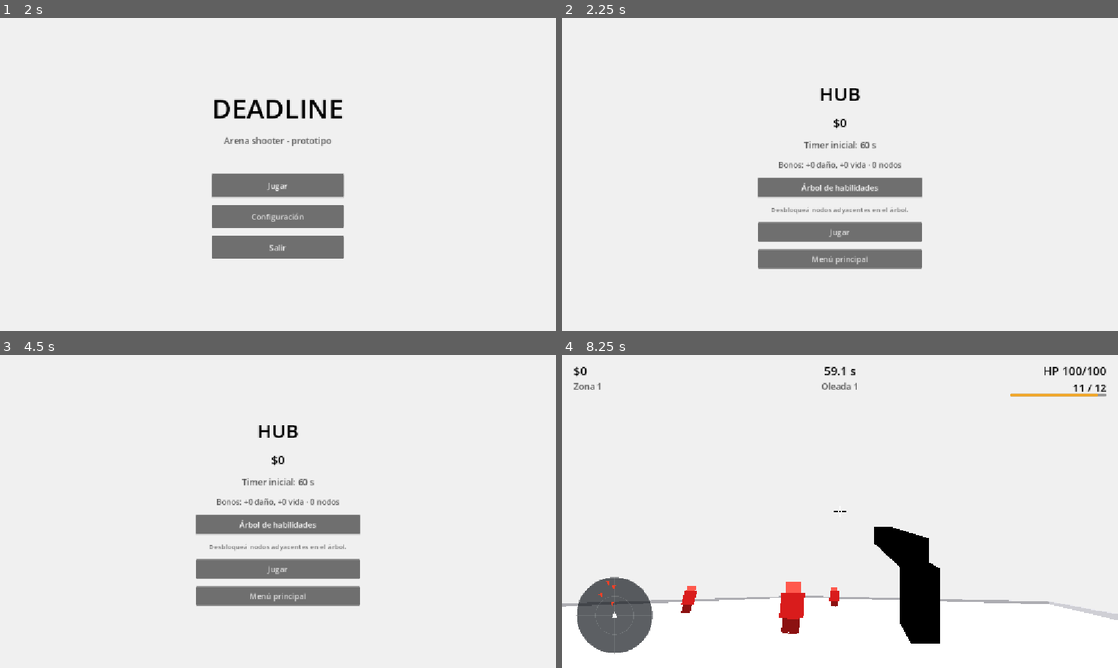
Above: before the commit, frames 1-4 (two rows, left to right).
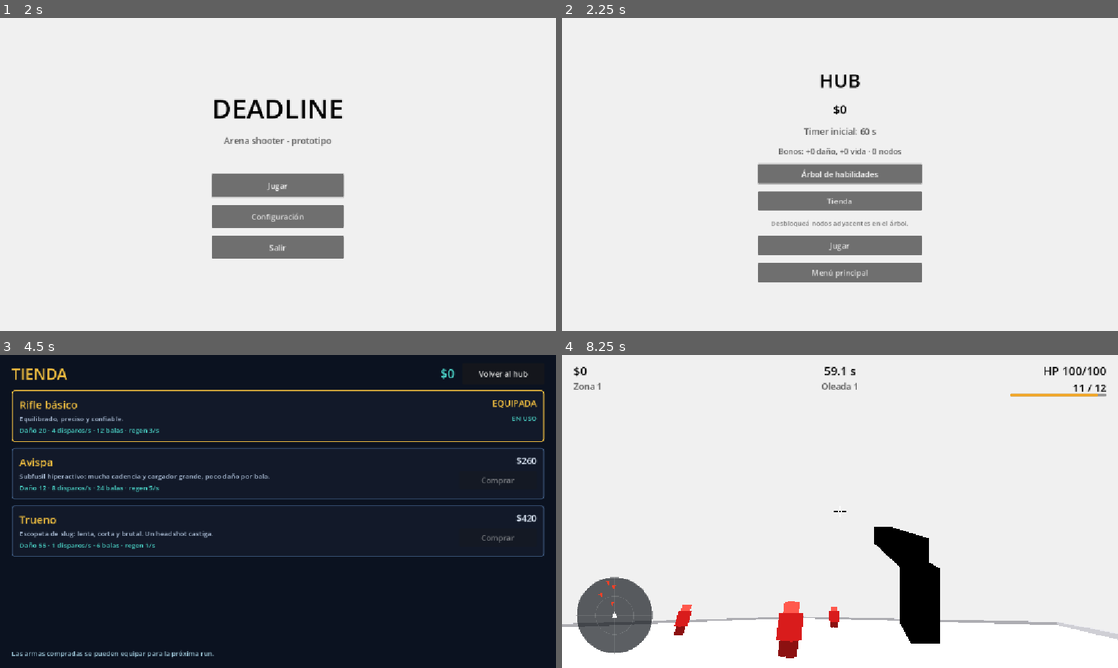
Above: after the commit, the same moments.

Repository: Veilen1/Deadline
Game: Godot game, scene res://scenes/ui/main_menu.tscn
Same seed, same stepped clock (60 frames per second), same inputs: the game is played once before the commit and once after it.
Inputs (mouse positions are in pixels of both pictures, inside the frame that each line leads up to):
- Up to frame 1 (2 s): click "Configuración" at 0.5 s; click "Volver" at 1.25 s
- Up to frame 2 (2.25 s): click "Jugar" at 2 s
- Up to frame 3 (4.5 s): click "Árbol de habilidades" at 2.75 s; click "Volver al hub" at 3.5 s; click (278, 536) at 4.25 s, where only the run after the commit has a clickable "Tienda"
- Up to frame 4 (8.25 s): click (1067, 373) at 5 s, where only the run after the commit has a clickable "Volver al hub"; click "Menú principal" at 5.75 s; click "Jugar" at 6.5 s; click "Jugar" at 7.25 s; move the mouse to (867, 511) at 8.02 s; press the mouse at (867, 511) at 8.03 s; hold W (move_forward) from 8.03 s (still down)

Frame 1 is identical in both runs. In frame 2, 8.7% of the frame differs, in the area x 35-65%, y 18-85%; in frame 3, 100%, in the area x 0-100%, y 0-100%; in frame 4, 2.8%.

Commit message:
feat(shop): agregar tienda de armas y equipamiento

Diff:
--- a/resources/weapons/basic_rifle.tres
+++ b/resources/weapons/basic_rifle.tres
@@ -5,6 +5,8 @@
 [resource]
 script = ExtResource("1_weapon")
 weapon_name = "Rifle básico"
+description = "Equilibrado, preciso y confiable."
+price = 0
 damage = 20.0
 money_per_hit = 10
 range = 100.0
--- /dev/null
+++ b/resources/weapons/shotgun.tres
@@ -0,0 +1,16 @@
+[gd_resource type="Resource" script_class="WeaponData" load_steps=2 format=3]
+
+[ext_resource type="Script" path="res://resources/weapons/weapon_data.gd" id="1_weapon"]
+
+[resource]
+script = ExtResource("1_weapon")
+weapon_name = "Trueno"
+description = "Escopeta de slug: lenta, corta y brutal. Un headshot castiga."
+price = 420
+damage = 55.0
+money_per_hit = 25
+range = 40.0
+shots_per_second = 1.1
+magazine_size = 6
+ammo_regen_per_second = 1.2
+regen_delay = 0.4
--- /dev/null
+++ b/resources/weapons/smg.tres
@@ -0,0 +1,16 @@
+[gd_resource type="Resource" script_class="WeaponData" load_steps=2 format=3]
+
+[ext_resource type="Script" path="res://resources/weapons/weapon_data.gd" id="1_weapon"]
+
+[resource]
+script = ExtResource("1_weapon")
+weapon_name = "Avispa"
+description = "Subfusil hiperactivo: mucha cadencia y cargador grande, poco daño por bala."
+price = 260
+damage = 12.0
+money_per_hit = 6
+range = 80.0
+shots_per_second = 8.0
+magazine_size = 24
+ammo_regen_per_second = 5.0
+regen_delay = 0.15
--- a/resources/weapons/weapon_data.gd
+++ b/resources/weapons/weapon_data.gd
@@ -5,6 +5,8 @@
 ## agregar bonus encima.
 
 @export var weapon_name: String = "Rifle básico"
+@export var description: String = "Arma equilibrada de fábrica."
+@export var price: int = 0
 @export var damage: float = 20.0
 @export var money_per_hit: int = 10
 @export var range: float = 100.0
--- /dev/null
+++ b/resources/weapons/weapon_registry.gd
@@ -0,0 +1,25 @@
+class_name WeaponRegistry
+extends RefCounted
+
+## Catálogo de armas disponibles en la tienda. El jugador equipa una y la
+## usa al empezar la run.
+
+const WEAPONS: Dictionary = {
+	"basic_rifle": "res://resources/weapons/basic_rifle.tres",
+	"smg": "res://resources/weapons/smg.tres",
+	"shotgun": "res://resources/weapons/shotgun.tres",
+}
+
+
+static func ids() -> Array:
+	return WEAPONS.keys()
+
+
+static func has_weapon(weapon_id: String) -> bool:
+	return WEAPONS.has(weapon_id)
+
+
+static func get_data(weapon_id: String) -> WeaponData:
+	if not WEAPONS.has(weapon_id):
+		return null
+	return load(WEAPONS[weapon_id]) as WeaponData
--- a/scenes/actors/player/player.gd
+++ b/scenes/actors/player/player.gd
@@ -42,6 +42,9 @@
 
 func _ready() -> void:
 	current_health = max_health
+	var equipped_weapon: WeaponData = WeaponRegistry.get_data(GameState.equipped_weapon)
+	if equipped_weapon != null:
+		weapon_data = equipped_weapon
 	if weapon_data != null:
 		max_ammo = weapon_data.magazine_size
 		current_ammo = max_ammo
--- a/scenes/ui/hub.gd
+++ b/scenes/ui/hub.gd
@@ -3,11 +3,13 @@
 const MAIN_MENU_SCENE: String = "res://scenes/ui/main_menu.tscn"
 const GAME_SCENE: String = "res://scenes/main.tscn"
 const SKILL_TREE_SCENE: String = "res://scenes/ui/skill_tree.tscn"
+const SHOP_SCENE: String = "res://scenes/ui/shop.tscn"
 
 @onready var money_label: Label = $CenterContainer/Menu/MoneyLabel
 @onready var timer_label: Label = $CenterContainer/Menu/TimerLabel
 @onready var bonus_label: Label = $CenterContainer/Menu/BonusLabel
 @onready var skill_tree_button: Button = $CenterContainer/Menu/SkillTreeButton
+@onready var shop_button: Button = $CenterContainer/Menu/ShopButton
 @onready var play_button: Button = $CenterContainer/Menu/PlayButton
 @onready var main_menu_button: Button = $CenterContainer/Menu/MainMenuButton
 
@@ -16,6 +18,7 @@
 	Input.mouse_mode = Input.MOUSE_MODE_VISIBLE
 	GameState.money_changed.connect(_on_money_changed)
 	skill_tree_button.pressed.connect(_on_skill_tree_pressed)
+	shop_button.pressed.connect(_on_shop_pressed)
 	play_button.pressed.connect(_on_play_pressed)
 	main_menu_button.pressed.connect(_on_main_menu_pressed)
 	_update_ui()
@@ -29,6 +32,11 @@
 func _on_skill_tree_pressed() -> void:
 	GameState.save_game()
 	get_tree().change_scene_to_file(SKILL_TREE_SCENE)
+
+
+func _on_shop_pressed() -> void:
+	GameState.save_game()
+	get_tree().change_scene_to_file(SHOP_SCENE)
 
 
 func _on_play_pressed() -> void:
--- a/scenes/ui/hub.tscn
+++ b/scenes/ui/hub.tscn
@@ -65,6 +65,11 @@
 layout_mode = 2
 text = "Árbol de habilidades"
 
+[node name="ShopButton" type="Button" parent="CenterContainer/Menu"]
+custom_minimum_size = Vector2(340, 40)
+layout_mode = 2
+text = "Tienda"
+
 [node name="HintLabel" type="Label" parent="CenterContainer/Menu"]
 layout_mode = 2
 theme_override_colors/font_color = Color(0.45, 0.45, 0.45, 1)
--- /dev/null
+++ b/scenes/ui/shop.gd
@@ -0,0 +1,155 @@
+extends Control
+
+const HUB_SCENE: String = "res://scenes/ui/hub.tscn"
+
+@onready var money_label: Label = $Margin/VBox/TopBar/MoneyLabel
+@onready var back_button: Button = $Margin/VBox/TopBar/BackButton
+@onready var weapon_list: VBoxContainer = $Margin/VBox/Scroll/List
+@onready var status_label: Label = $Margin/VBox/StatusLabel
+
+
+func _ready() -> void:
+	Input.mouse_mode = Input.MOUSE_MODE_VISIBLE
+	GameState.money_changed.connect(_on_money_changed)
+	back_button.pressed.connect(_on_back_pressed)
+	_rebuild()
+
+
+func _on_money_changed(_new_amount: int) -> void:
+	_rebuild()
+
+
+func _rebuild() -> void:
+	money_label.text = "$%d" % GameState.money
+
+	for child in weapon_list.get_children():
+		child.queue_free()
+
+	for weapon_id in WeaponRegistry.ids():
+		_build_card(str(weapon_id))
+
+
+func _build_card(weapon_id: String) -> void:
+	var data: WeaponData = WeaponRegistry.get_data(weapon_id)
+	if data == null:
+		return
+
+	var owned: bool = GameState.is_weapon_owned(weapon_id)
+	var equipped: bool = GameState.equipped_weapon == weapon_id
+
+	var card := PanelContainer.new()
+	var card_style := StyleBoxFlat.new()
+	card_style.bg_color = Color(0.07, 0.1, 0.16, 1)
+	card_style.border_color = Color(0.95, 0.75, 0.25, 1) if equipped else Color(0.22, 0.32, 0.46, 1)
+	card_style.border_width_left = 2
+	card_style.border_width_top = 2
+	card_style.border_width_right = 2
+	card_style.border_width_bottom = 2
+	card_style.corner_radius_top_left = 6
+	card_style.corner_radius_top_right = 6
+	card_style.corner_radius_bottom_right = 6
+	card_style.corner_radius_bottom_left = 6
+	card.add_theme_stylebox_override("panel", card_style)
+
+	var margin := MarginContainer.new()
+	margin.add_theme_constant_override("margin_left", 14)
+	margin.add_theme_constant_override("margin_top", 12)
+	margin.add_theme_constant_override("margin_right", 14)
+	margin.add_theme_constant_override("margin_bottom", 12)
+	card.add_child(margin)
+
+	var row := HBoxContainer.new()
+	row.add_theme_constant_override("separation", 18)
+	margin.add_child(row)
+
+	var info := VBoxContainer.new()
+	info.size_flags_horizontal = Control.SIZE_EXPAND_FILL
+	info.add_theme_constant_override("separation", 4)
+	row.add_child(info)
+
+	var name_label := Label.new()
+	name_label.text = data.weapon_name
+	name_label.add_theme_color_override("font_color", Color(0.95, 0.75, 0.25, 1))
+	name_label.add_theme_font_size_override("font_size", 22)
+	info.add_child(name_label)
+
+	var description := Label.new()
+	description.text = data.description
+	description.autowrap_mode = TextServer.AUTOWRAP_WORD_SMART
+	description.add_theme_color_override("font_color", Color(0.68, 0.75, 0.85, 1))
+	description.add_theme_font_size_override("font_size", 14)
+	info.add_child(description)
+
+	var stats := Label.new()
+	stats.text = "Daño %d · %d disparos/s · %d balas · regen %.0f/s" % [
+		int(data.damage),
+		int(round(data.shots_per_second)),
+		data.magazine_size,
+		data.ammo_regen_per_second,
+	]
+	stats.add_theme_color_override("font_color", Color(0.3, 0.85, 0.8, 1))
+	stats.add_theme_font_size_override("font_size", 14)
+	info.add_child(stats)
+
+	var actions := VBoxContainer.new()
+	actions.custom_minimum_size = Vector2(160, 0)
+	actions.add_theme_constant_override("separation", 8)
+	row.add_child(actions)
+
+	var price_label := Label.new()
+	price_label.text = "EQUIPADA" if equipped else ("COMPRADA" if owned else "$%d" % data.price)
+	price_label.horizontal_alignment = HORIZONTAL_ALIGNMENT_RIGHT
+	price_label.add_theme_font_size_override("font_size", 18)
+	price_label.add_theme_color_override(
+		"font_color",
+		Color(0.95, 0.75, 0.25, 1) if equipped else Color(0.86, 0.9, 0.96, 1)
+	)
+	actions.add_child(price_label)
+
+	if not owned:
+		var buy_button := Button.new()
+		buy_button.text = "Comprar"
+		buy_button.custom_minimum_size = Vector2(150, 38)
+		buy_button.disabled = GameState.money < data.price
+		buy_button.pressed.connect(_on_buy_pressed.bind(weapon_id))
+		actions.add_child(buy_button)
+	elif not equipped:
+		var equip_button := Button.new()
+		equip_button.text = "Equipar"
+		equip_button.custom_minimum_size = Vector2(150, 38)
+		equip_button.pressed.connect(_on_equip_pressed.bind(weapon_id))
+		actions.add_child(equip_button)
+	else:
+		var in_use := Label.new()
+		in_use.text = "EN USO"
+		in_use.horizontal_alignment = HORIZONTAL_ALIGNMENT_RIGHT
+		in_use.add_theme_color_override("font_color", Color(0.3, 0.85, 0.8, 1))
+		in_use.add_theme_font_size_override("font_size", 14)
+		actions.add_child(in_use)
+
+	weapon_list.add_child(card)
+
+
+func _on_buy_pressed(weapon_id: String) -> void:
+	var data: WeaponData = WeaponRegistry.get_data(weapon_id)
+	var title: String = data.weapon_name if data != null else weapon_id
+	if GameState.buy_weapon(weapon_id):
+		status_label.text = "Compraste %s. Ya podés equiparla." % title
+	else:
+		status_label.text = "No alcanza la plata para %s." % title
+	_rebuild()
+
+
+func _on_equip_pressed(weapon_id: String) -> void:
+	var data: WeaponData = WeaponRegistry.get_data(weapon_id)
+	var title: String = data.weapon_name if data != null else weapon_id
+	if GameState.equip_weapon(weapon_id):
+		status_label.text = "%s equipada. Se usa en la próxima run." % title
+	else:
+		status_label.text = "No se pudo equipar %s." % title
+	_rebuild()
+
+
+func _on_back_pressed() -> void:
+	GameState.save_game()
+	get_tree().change_scene_to_file(HUB_SCENE)
--- /dev/null
+++ b/scenes/ui/shop.tscn
@@ -0,0 +1,78 @@
+[gd_scene load_steps=2 format=3]
+
+[ext_resource type="Script" path="res://scenes/ui/shop.gd" id="1_shop"]
+
+[node name="Shop" type="Control"]
+layout_mode = 3
+anchors_preset = 15
+anchor_right = 1.0
+anchor_bottom = 1.0
+grow_horizontal = 2
+grow_vertical = 2
+script = ExtResource("1_shop")
+
+[node name="Background" type="ColorRect" parent="."]
+layout_mode = 1
+anchors_preset = 15
+anchor_right = 1.0
+anchor_bottom = 1.0
+grow_horizontal = 2
+grow_vertical = 2
+color = Color(0.043, 0.071, 0.125, 1)
+
+[node name="Margin" type="MarginContainer" parent="."]
+layout_mode = 1
+anchors_preset = 15
+anchor_right = 1.0
+anchor_bottom = 1.0
+grow_horizontal = 2
+grow_vertical = 2
+theme_override_constants/margin_left = 24
+theme_override_constants/margin_top = 16
+theme_override_constants/margin_right = 24
+theme_override_constants/margin_bottom = 20
+
+[node name="VBox" type="VBoxContainer" parent="Margin"]
+layout_mode = 2
+theme_override_constants/separation = 12
+
+[node name="TopBar" type="HBoxContainer" parent="Margin/VBox"]
+layout_mode = 2
+theme_override_constants/separation = 16
+
+[node name="TitleLabel" type="Label" parent="Margin/VBox/TopBar"]
+layout_mode = 2
+size_flags_horizontal = 3
+theme_override_colors/font_color = Color(0.95, 0.75, 0.25, 1)
+theme_override_font_sizes/font_size = 32
+text = "TIENDA"
+vertical_alignment = 1
+
+[node name="MoneyLabel" type="Label" parent="Margin/VBox/TopBar"]
+layout_mode = 2
+theme_override_colors/font_color = Color(0.3, 0.85, 0.8, 1)
+theme_override_font_sizes/font_size = 26
+text = "$0"
+vertical_alignment = 1
+
+[node name="BackButton" type="Button" parent="Margin/VBox/TopBar"]
+custom_minimum_size = Vector2(170, 40)
+layout_mode = 2
+text = "Volver al hub"
+
+[node name="Scroll" type="ScrollContainer" parent="Margin/VBox"]
+layout_mode = 2
+size_flags_vertical = 3
+horizontal_scroll_mode = 1
+vertical_scroll_mode = 1
+
+[node name="List" type="VBoxContainer" parent="Margin/VBox/Scroll"]
+layout_mode = 2
+size_flags_horizontal = 3
+theme_override_constants/separation = 12
+
+[node name="StatusLabel" type="Label" parent="Margin/VBox"]
+layout_mode = 2
+theme_override_colors/font_color = Color(0.62, 0.78, 0.85, 1)
+theme_override_font_sizes/font_size = 14
+text = "Las armas compradas se pueden equipar para la próxima run."
--- a/scripts/autoloads/game_state.gd
+++ b/scripts/autoloads/game_state.gd
@@ -53,6 +53,10 @@
 var unlocked_skills: Array[String] = ["root"]
 var skill_bonuses: Dictionary = {}
 
+# Armas desbloqueadas y equipada.
+var owned_weapons: Array[String] = ["basic_rifle"]
+var equipped_weapon: String = "basic_rifle"
+
 var _save_timer: Timer
 var _is_loading: bool = false
 
@@ -86,6 +90,33 @@
 
 func get_upgrade_level(upgrade_id: String) -> int:
 	return int(upgrades.get(upgrade_id + "_level", 0))
+
+
+func is_weapon_owned(weapon_id: String) -> bool:
+	return owned_weapons.has(weapon_id)
+
+
+func buy_weapon(weapon_id: String) -> bool:
+	if is_weapon_owned(weapon_id):
+		return false
+
+	var data: WeaponData = WeaponRegistry.get_data(weapon_id)
+	if data == null:
+		return false
+	if not spend_money(data.price):
+		return false
+
+	owned_weapons.append(weapon_id)
+	save_game()
+	return true
+
+
+func equip_weapon(weapon_id: String) -> bool:
+	if not is_weapon_owned(weapon_id):
+		return false
+	equipped_weapon = weapon_id
+	save_game()
+	return true
 
 
 func is_skill_unlocked(skill_id: String) -> bool:
@@ -240,6 +271,9 @@
 	unlocked_skills.clear()
 	unlocked_skills.append(SkillTree.ROOT_ID)
 	skill_bonuses.clear()
+	owned_weapons.clear()
+	owned_weapons.append("basic_rifle")
+	equipped_weapon = "basic_rifle"
 	_is_loading = false
 	save_game()
 
@@ -255,6 +289,8 @@
 	config.set_value("progress", "upgrades", upgrades)
 	config.set_value("progress", "unlocked_skills", unlocked_skills)
 	config.set_value("progress", "skill_bonuses", skill_bonuses)
+	config.set_value("progress", "owned_weapons", owned_weapons)
+	config.set_value("progress", "equipped_weapon", equipped_weapon)
 
 	var error: int = config.save(save_path)
 	if error != OK:
@@ -293,6 +329,21 @@
 	var saved_bonuses = config.get_value("progress", "skill_bonuses", {})
 	skill_bonuses = saved_bonuses.duplicate() if saved_bonuses is Dictionary else {}
 
+	var saved_weapons = config.get_value("progress", "owned_weapons", ["basic_rifle"])
+	owned_weapons.clear()
+	if saved_weapons is Array:
+		for weapon_id in saved_weapons:
+			owned_weapons.append(str(weapon_id))
+	elif saved_weapons is PackedStringArray:
+		for weapon_id in saved_weapons:
+			owned_weapons.append(str(weapon_id))
+	if not owned_weapons.has("basic_rifle"):
+		owned_weapons.push_front("basic_rifle")
+
+	equipped_weapon = str(config.get_value("progress", "equipped_weapon", "basic_rifle"))
+	if not owned_weapons.has(equipped_weapon):
+		equipped_weapon = "basic_rifle"
+
 	_is_loading = false
 
 
Not shown, added: resources/weapons/weapon_registry.gd.uid
Not shown, added: scenes/ui/shop.gd.uid
Not shown, changed: CHANGELOG.md
